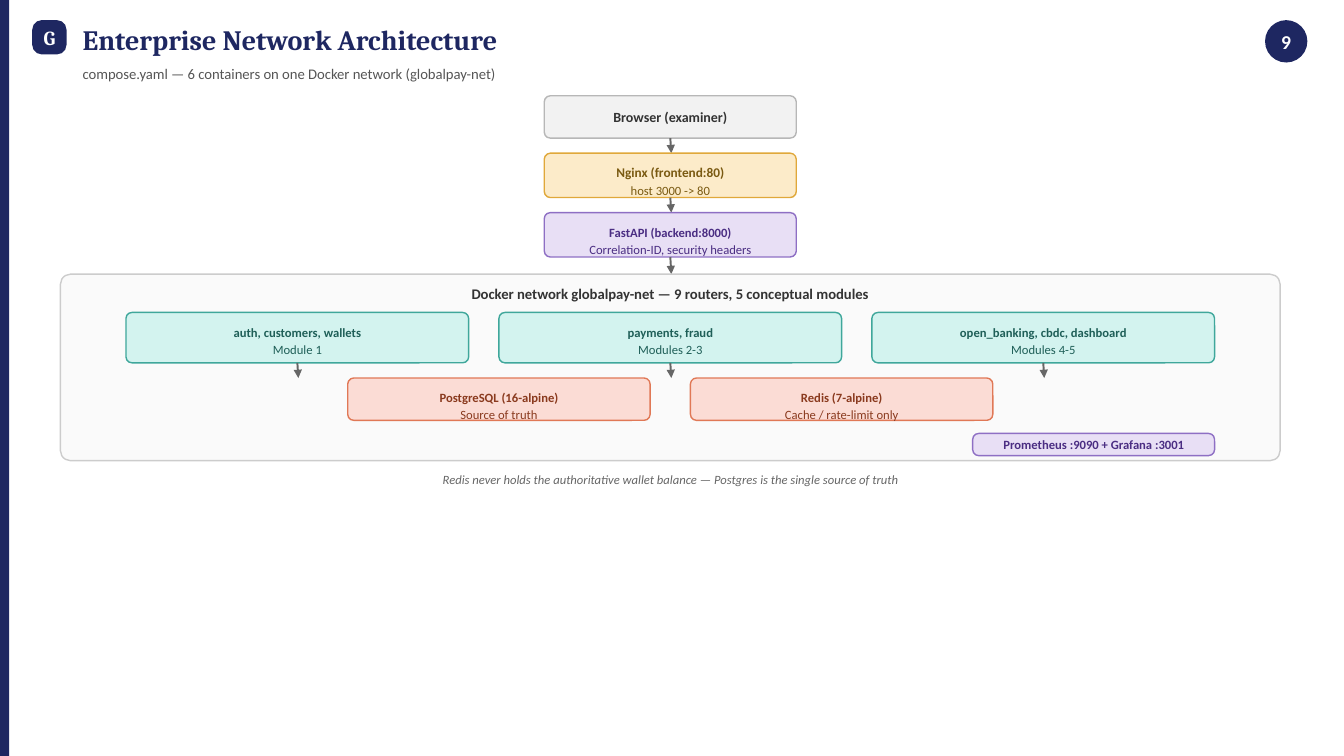
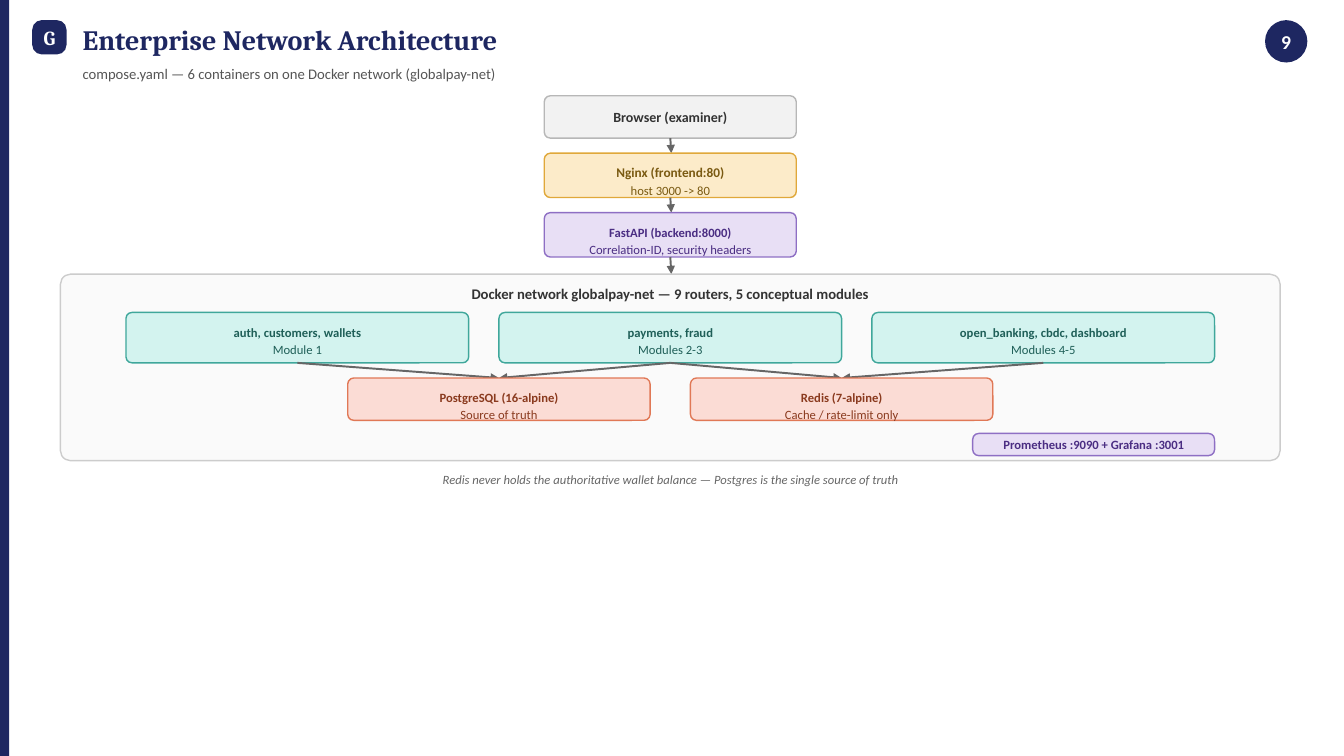
Before and after one commit to M-Abubakr04/GlobalPay_Fintech_Solution, a slide deck: slide 10 of docs/architecture/GlobalPay_Mandatory_Architecture_Deliverables.pptx. Drawn at 1344x756 pixels with LibreOffice and Linux fonts; fonts in the diff are those of the drawing. Boxes give left, top, right and bottom in pixels: in the first picture for what was removed or moved away, otherwise in the second. Text is boxed around its words. In the diff, an @@ line names an element or a change of style, - is before the commit and + after.

```diff
--- a/docs/architecture/GlobalPay_Mandatory_Architecture_Deliverables.pptx
+++ b/docs/architecture/GlobalPay_Mandatory_Architecture_Deliverables.pptx
@@ arrow moved from (297, 363) - (298, 378) to (297, 363) - (499, 378) @@
@@ arrow moved from (670, 363) - (671, 378) to (670, 363) - (499, 378) @@
@@ arrow added from (670, 363) to (842, 378), #666666 1.4 pt @@
@@ arrow moved from (1044, 363) - (1045, 378) to (1044, 363) - (842, 378) @@
```
Also in this commit, not shown: 1 other file.
